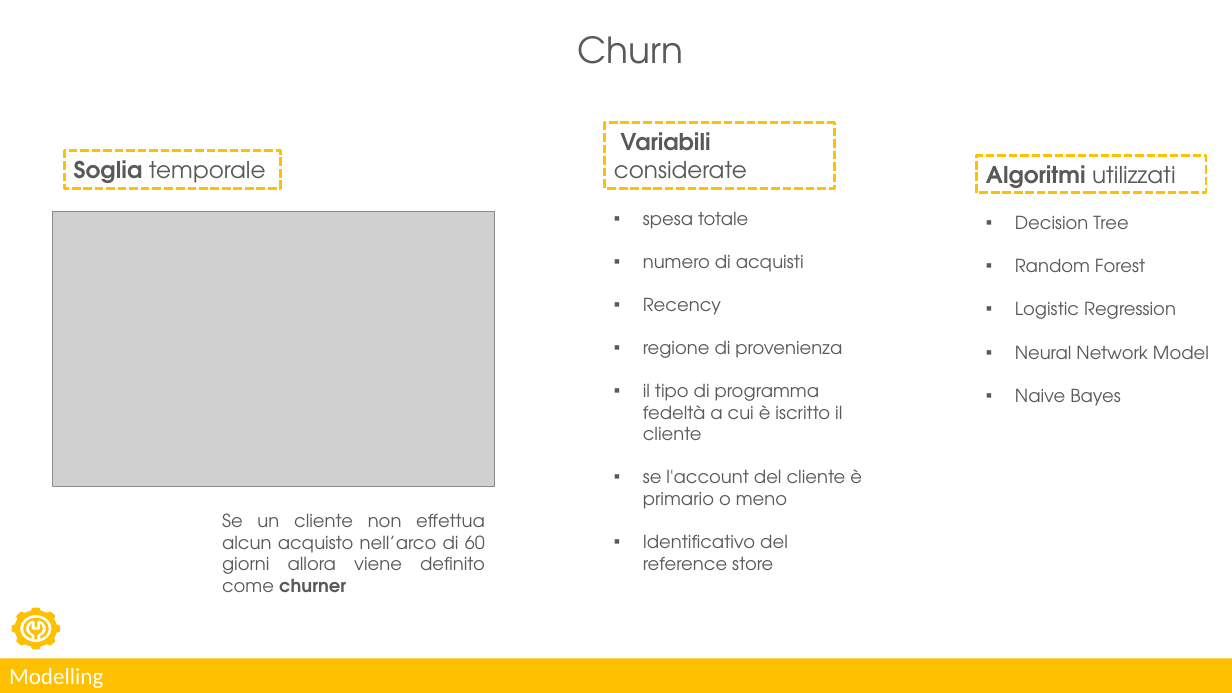
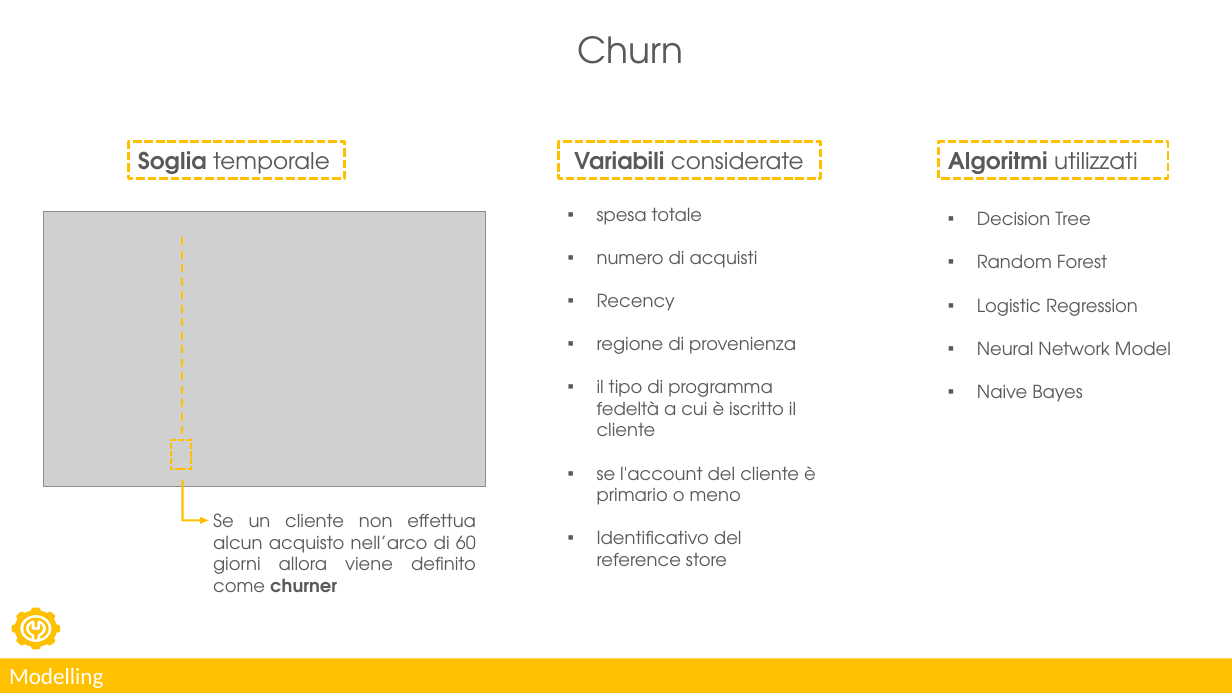
Before and after one commit to lorenzlorg/Digital-Marketing-Data-Science-Lab-Project, a slide deck: slide 6 of Presentazione_digital_marketing.pptx. Drawn at 1232x693 pixels with LibreOffice and Linux fonts; fonts in the diff are those of the drawing; grey boxes stand for pictures. Boxes give left, top, right and bottom in pixels: in the first picture for what was removed or moved away, otherwise in the second. Text is boxed around its words. In the diff, an @@ line names an element or a change of style, - is before the commit and + after.

```diff
--- a/Presentazione_digital_marketing.pptx
+++ b/Presentazione_digital_marketing.pptx
@@ rectangle "Soglia temporale": place and size @@
-rectangle "Soglia temporale" at <box>65,151,281,188</box>
+rectangle "Soglia temporale" at <box>128,141,345,178</box>
@@ rectangle "Variabili considerate": place and size @@
-rectangle "Variabili considerate" at <box>605,123,835,189</box>
+rectangle "Variabili considerate" at <box>559,141,821,178</box>
@@ rectangle "Algoritmi utilizzati": place and size @@
-rectangle "Algoritmi utilizzati" at <box>977,155,1206,192</box>
+rectangle "Algoritmi utilizzati" at <box>939,141,1168,178</box>
@@ text "spesa totale": place and size @@
-text "spesa totale" at <box>643,212,862,570</box>
+text "spesa totale" at <box>597,207,816,566</box>
@@ text "Decision Tree": place and size @@
-text "Decision Tree" at <box>1015,215,1209,406</box>
+text "Decision Tree" at <box>977,211,1171,402</box>
@@ picture: place and size @@
-picture at <box>52,212,494,487</box>
+picture at <box>43,212,486,487</box>
@@ line added from (182, 434) to (182, 234), #FFC000 1.5 pt dashed @@
@@ rectangle added at <box>171,441,191,470</box>, outline #FFC000 1.5 pt dashed @@
@@ bent up arrow added at <box>182,482,207,523</box>, fill #FFC000, outline #FFC000 1 pt @@
@@ text "Se un cliente non effettua ...": place and size @@
-text "Se un cliente non effettua ..." at <box>222,513,485,592</box>
+text "Se un cliente non effettua ..." at <box>213,513,476,592</box>
```
Also in this commit, not shown: 9 other slides changed.
